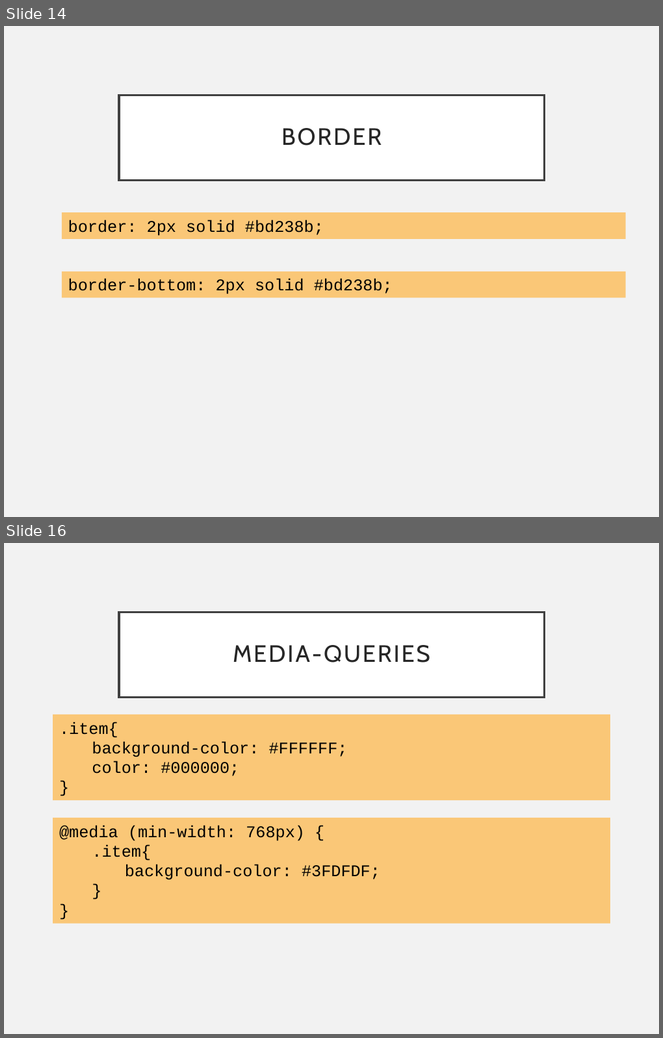
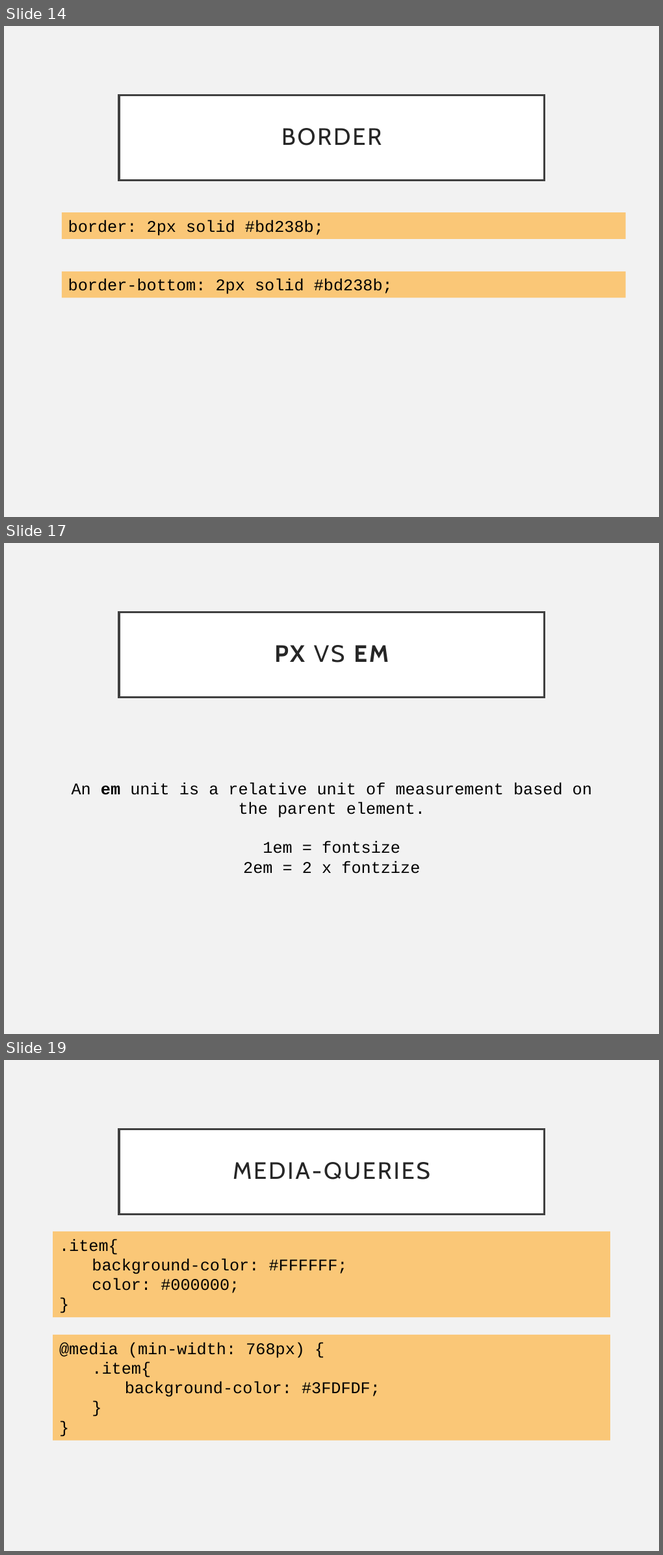
Before and after one commit to katholiek-onderwijs-vlaanderen/cssworkshop, a slide deck: presentation.pptx. Shown one above the other, each under a label of ours: slides 14 and 16 before the commit, slides 14, 17 and 19 after it; the slides between them are not shown. The pictures are 663x1038 and 663x1555 pixels, drawn with LibreOffice and Linux fonts; fonts in the diff are those of the drawing. Boxes give left, top, right and bottom in pixels: in the first picture for what was removed or moved away, otherwise in the second. Text is boxed around its words. In the diff, an @@ line names an element or a change of style, - is before the commit and + after.

```diff
--- a/presentation.pptx
+++ b/presentation.pptx
@@ slide 17 added at [4, 543, 659, 1034], background #F2F2F2 @@
@@ title added at [119, 612, 545, 697], fill #FFFFFF, outline #404040 2.5 pt, 26 pt, text #262626, bold @@
+PX VS EM
@@ text added at [72, 782, 592, 874], 18 pt, text #000000 @@
+An em unit is a relative unit of measurement based on the parent element.
+1em = fontsize
+2em = 2 x fontzize
@@ what was slide 16 is now slide 19 @@
```
Also in this commit, not shown: 3 slides changed, 4 other slides added, 1 slide removed, 1 other file.
